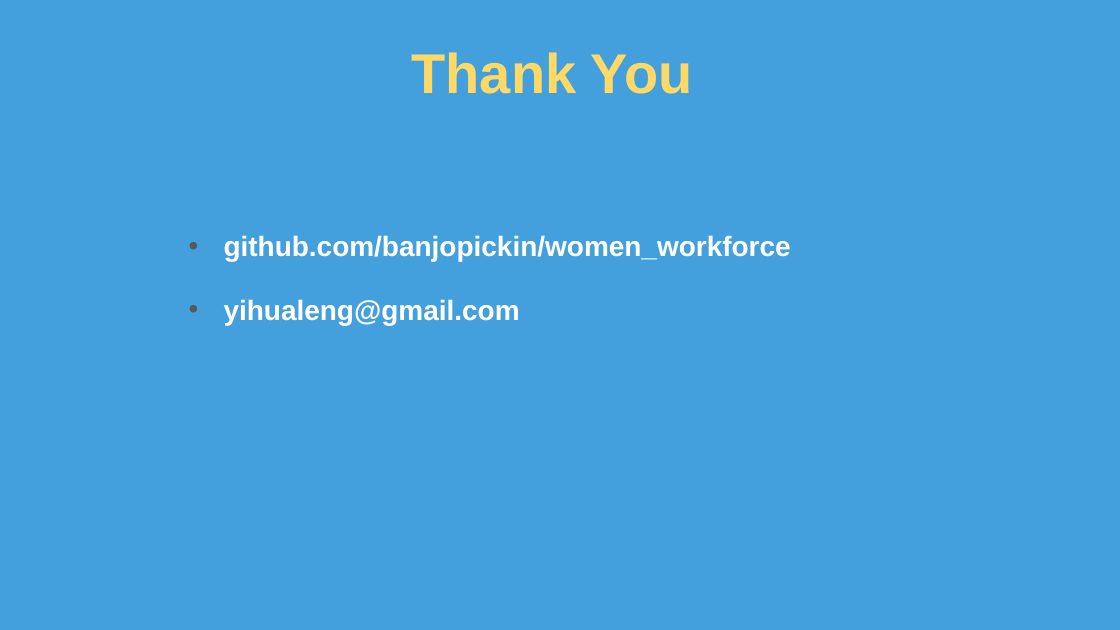
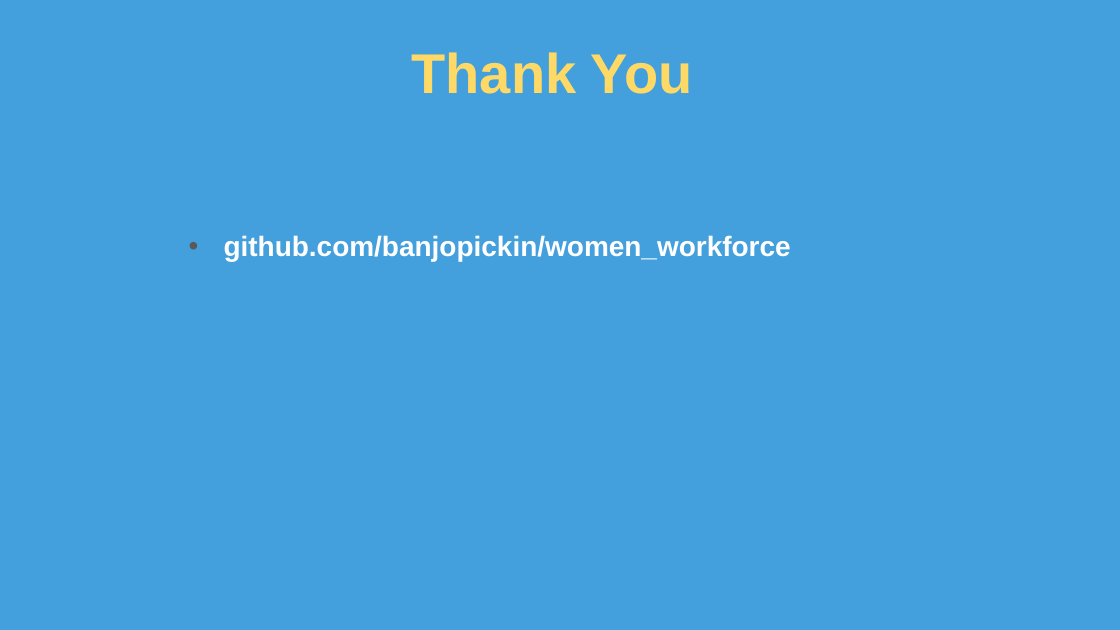
Before and after one commit to banjopickin/women_workforce, a slide deck: slide 10 of women_workforce.pptx. Drawn at 1120x630 pixels with LibreOffice and Linux fonts; fonts in the diff are those of the drawing. Boxes give left, top, right and bottom in pixels: in the first picture for what was removed or moved away, otherwise in the second. Text is boxed around its words. In the diff, an @@ line names an element or a change of style, - is before the commit and + after.

Commit message:
update slides

```diff
--- a/women_workforce.pptx
+++ b/women_workforce.pptx
@@ text at bbox=[224, 299, 520, 325]: paragraph removed @@
-• yihualeng@gmail.com
```
